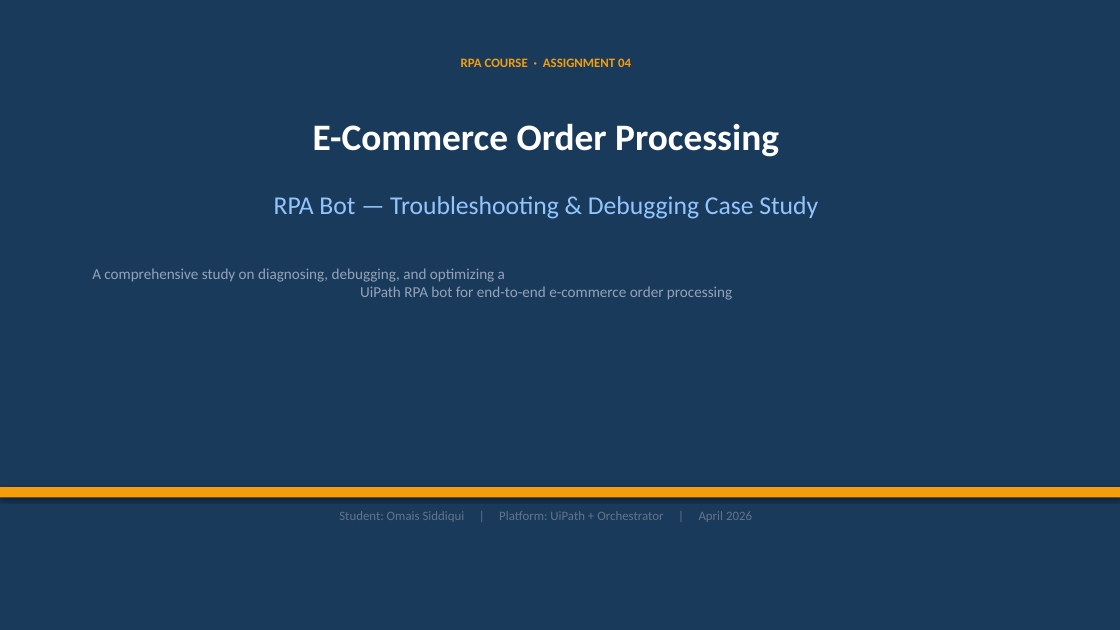
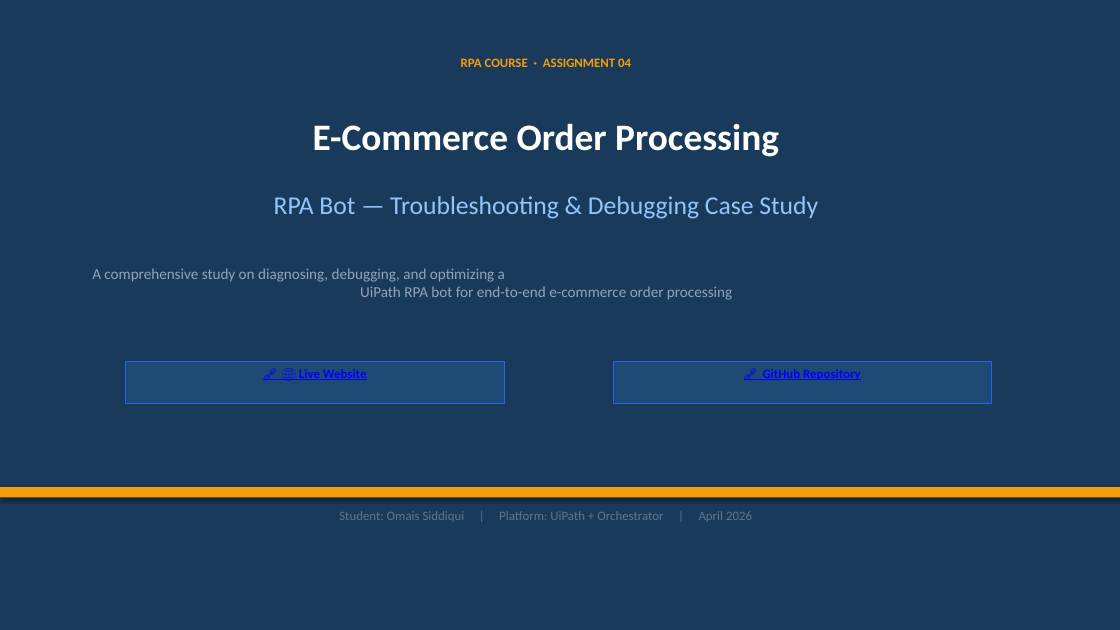
Before and after one commit to omais-eng/assignment-04-rpa-bot-troubleshooting, a slide deck: slide 1 of ppt/Assignment_04_RPA_Presentation.pptx. Drawn at 1120x630 pixels with LibreOffice and Linux fonts; fonts in the diff are those of the drawing. Boxes give left, top, right and bottom in pixels: in the first picture for what was removed or moved away, otherwise in the second. Text is boxed around its words. In the diff, an @@ line names an element or a change of style, - is before the commit and + after.

```diff
--- a/ppt/Assignment_04_RPA_Presentation.pptx
+++ b/ppt/Assignment_04_RPA_Presentation.pptx
@@ rectangle removed at (x1=0, y1=0, x2=1120, y2=630) @@
@@ rectangle added at (x1=126, y1=361, x2=504, y2=403), fill #1E4A76, outline #2563EB 0.75 pt, 11 pt, text #0000FF, bold, underline @@
+🔗 🌐 Live Website
@@ rectangle added at (x1=613, y1=361, x2=991, y2=403), fill #1E4A76, outline #2563EB 0.75 pt, 11 pt, text #0000FF, bold, underline @@
+🔗 GitHub Repository
```
Also in this commit, not shown: 2 other slides changed, 16 other files.
